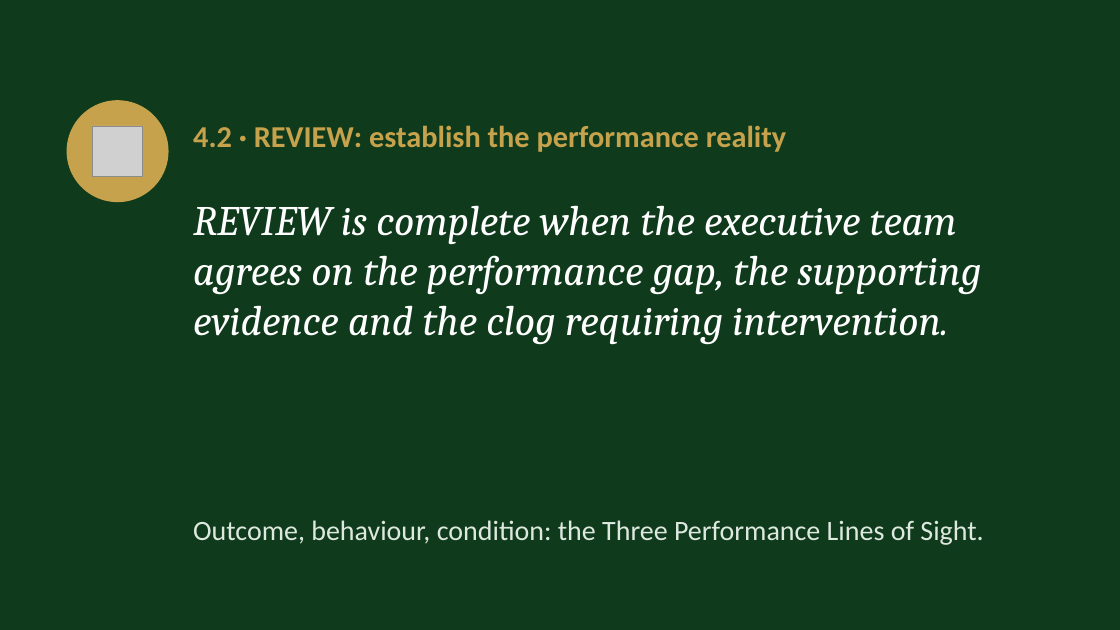
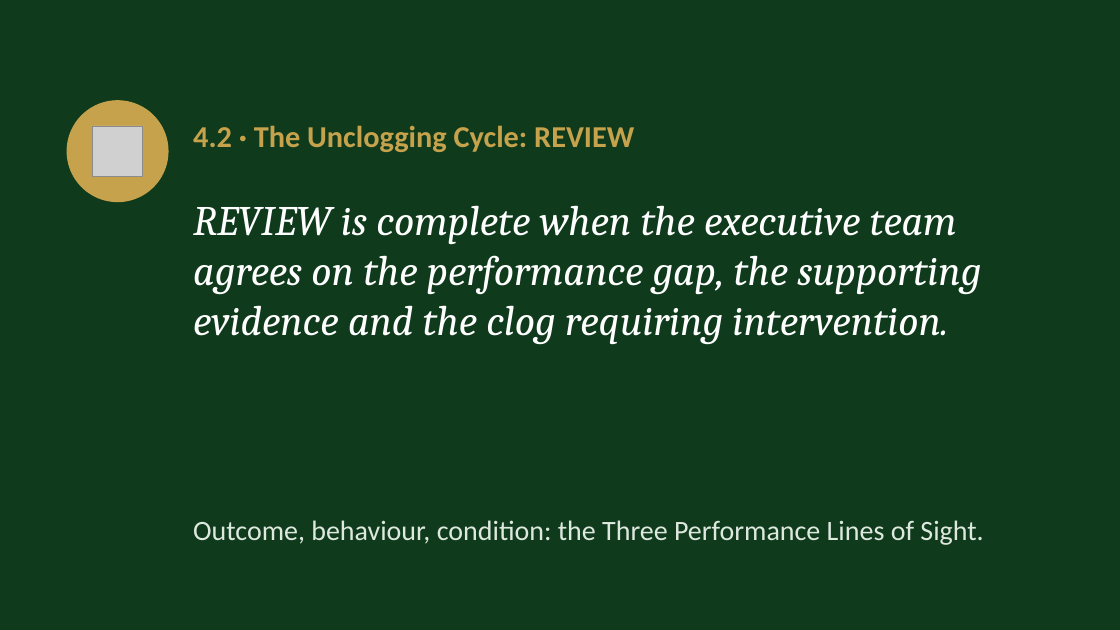
Before and after one commit to IBSL26/ibsl-platform, a slide deck: slide 20 of Unit decks/Unit 09 - Strategic Unclogging.pptx (slide 19 before the commit). Drawn at 1120x630 pixels with LibreOffice and Linux fonts; fonts in the diff are those of the drawing; grey boxes stand for pictures. Boxes give left, top, right and bottom in pixels: in the first picture for what was removed or moved away, otherwise in the second. Text is boxed around its words. In the diff, an @@ line names an element or a change of style, - is before the commit and + after.

```diff
--- a/Unit decks/Unit 09 - Strategic Unclogging.pptx
+++ b/Unit decks/Unit 09 - Strategic Unclogging.pptx
@@ text at [193, 125, 634, 152]: text changed @@
-4.2 · REVIEW: establish the performance reality
+4.2 · The Unclogging Cycle: REVIEW
```
Also in this commit, not shown: 14 other slides changed, 1 slide added, 12 other files.
